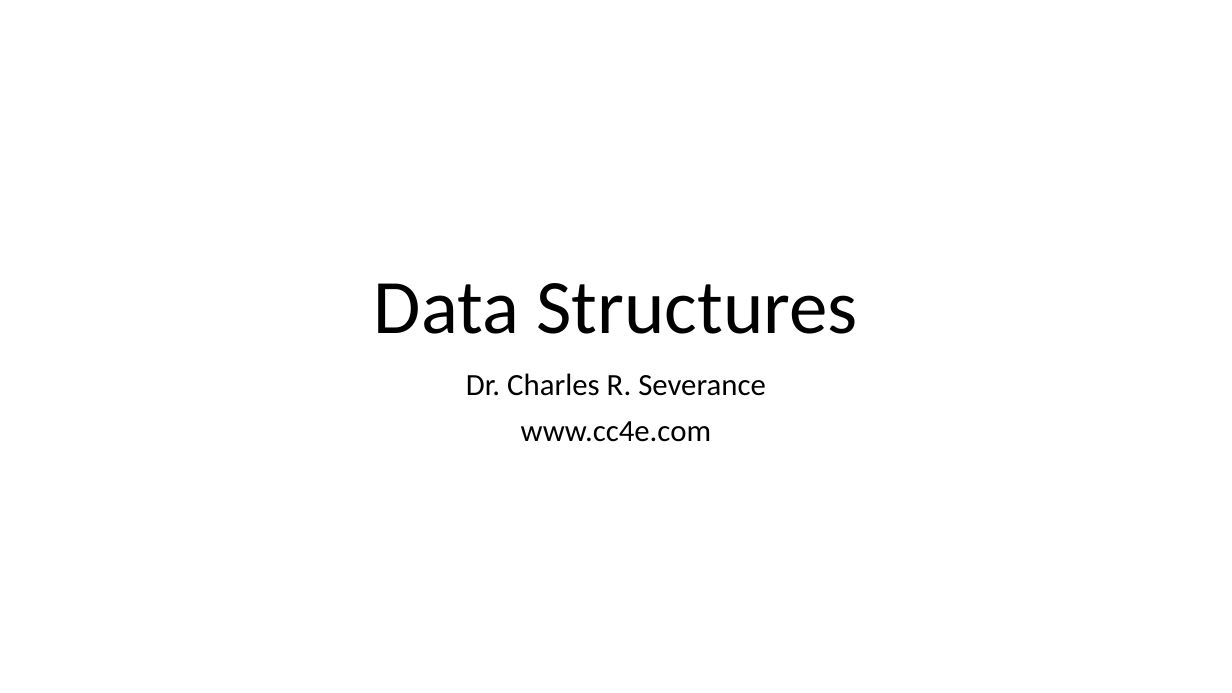
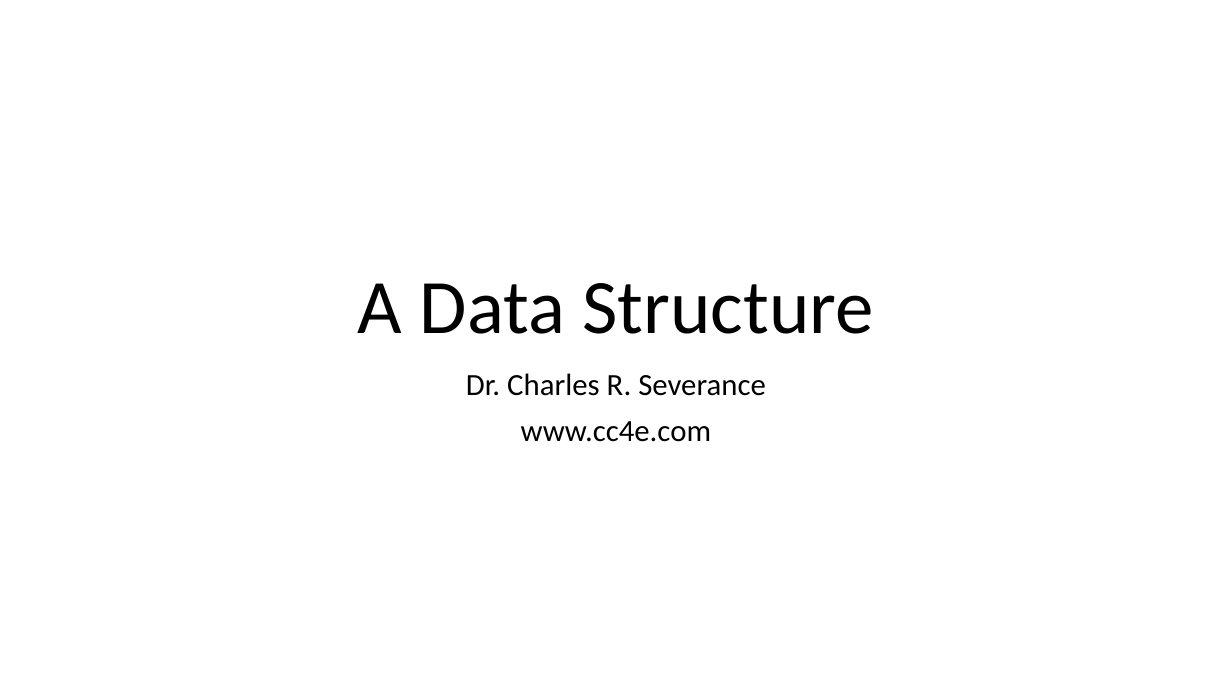
Before and after one commit to csev/cc4e, a slide deck: slide 1 of lectures/CC-04-Dict.pptx. Drawn at 1232x693 pixels with LibreOffice and Linux fonts; fonts in the diff are those of the drawing. Boxes give left, top, right and bottom in pixels: in the first picture for what was removed or moved away, otherwise in the second. Text is boxed around its words. In the diff, an @@ line names an element or a change of style, - is before the commit and + after.

```diff
--- a/lectures/CC-04-Dict.pptx
+++ b/lectures/CC-04-Dict.pptx
@@ title at <box>358,283,874,334</box>: text changed @@
-Data Structures
+A Data Structure
```
Also in this commit, not shown: 1 other slide changed, 2 other files.
